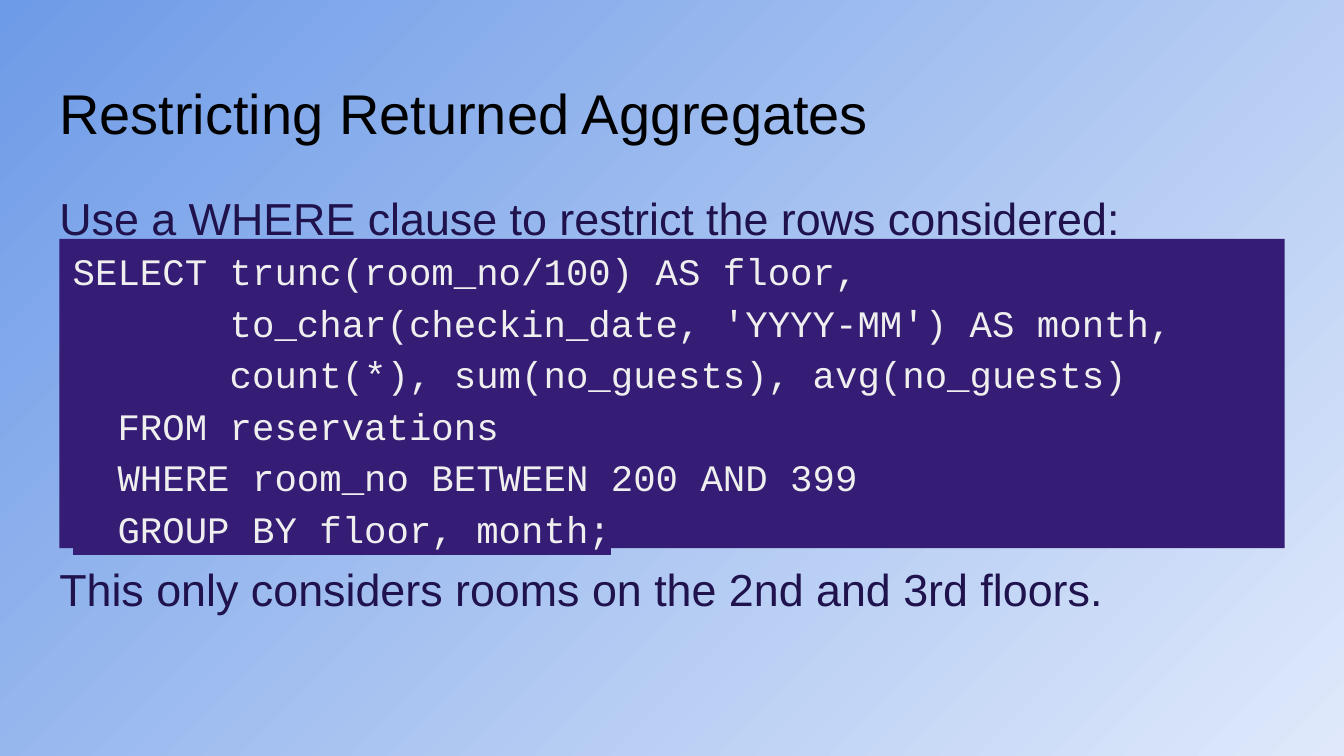
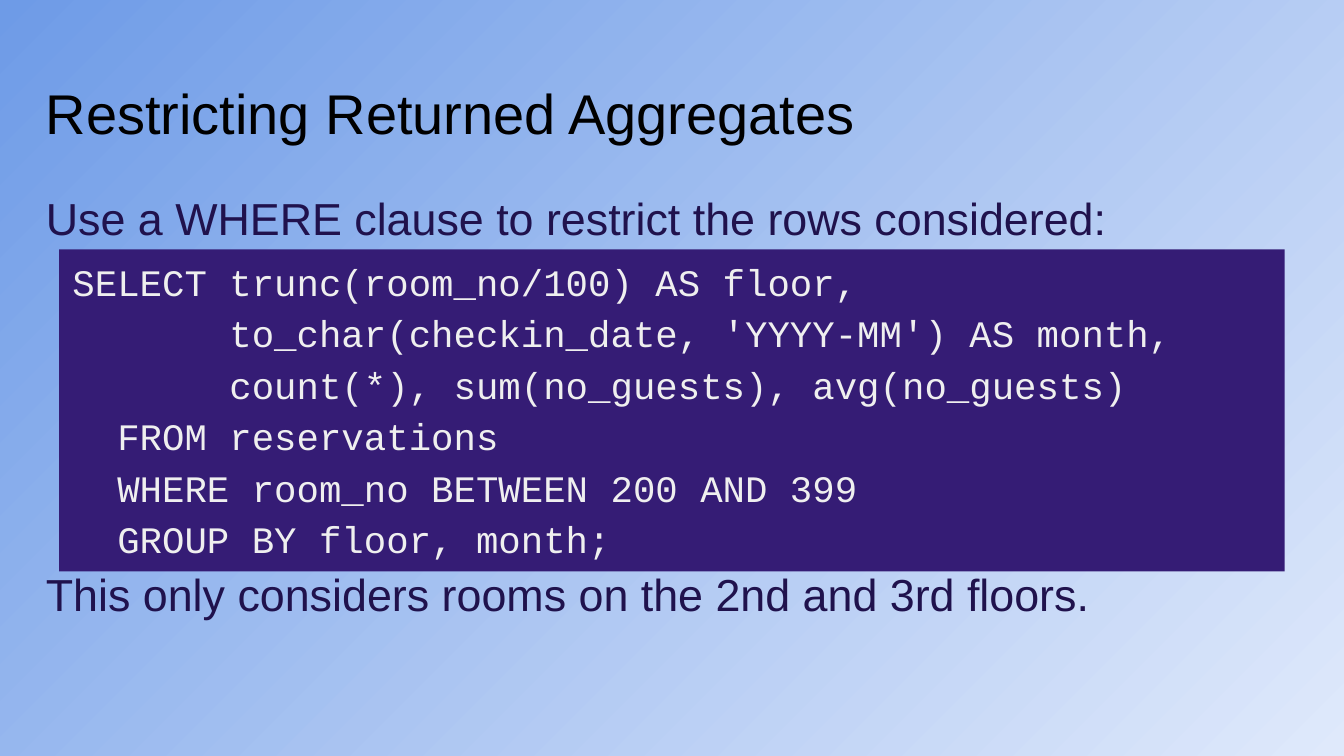
Before and after one commit to CodeYourFuture/syllabus, a slide deck: slide 9 of docs/db/db_b/week-2/CYF_DB_2.pptx. Drawn at 1344x756 pixels with LibreOffice and Linux fonts; fonts in the diff are those of the drawing. Boxes give left, top, right and bottom in pixels: in the first picture for what was removed or moved away, otherwise in the second. Text is boxed around its words. In the diff, an @@ line names an element or a change of style, - is before the commit and + after.

```diff
--- a/docs/db/db_b/week-2/CYF_DB_2.pptx
+++ b/docs/db/db_b/week-2/CYF_DB_2.pptx
@@ title "Restricting Returned Aggregates" moved from (x1=59, y1=93, x2=868, y2=144) to (x1=46, y1=93, x2=854, y2=144) @@
@@ text "Use a WHERE clause to ..." rewrapped from (x1=59, y1=202, x2=1120, y2=615) to (x1=46, y1=202, x2=1106, y2=620) @@
@@ rectangle "SELECT trunc(room_no/100) AS floor," resized from (x1=59, y1=239, x2=1285, y2=548) to (x1=59, y1=250, x2=1285, y2=573) @@
@@ rectangle "SELECT trunc(room_no/100) AS floor," at (x1=59, y1=250, x2=1285, y2=573): highlight #351C75 to none @@
```
Also in this commit, not shown: 23 other slides changed, 4 slides added, 2 other files.
